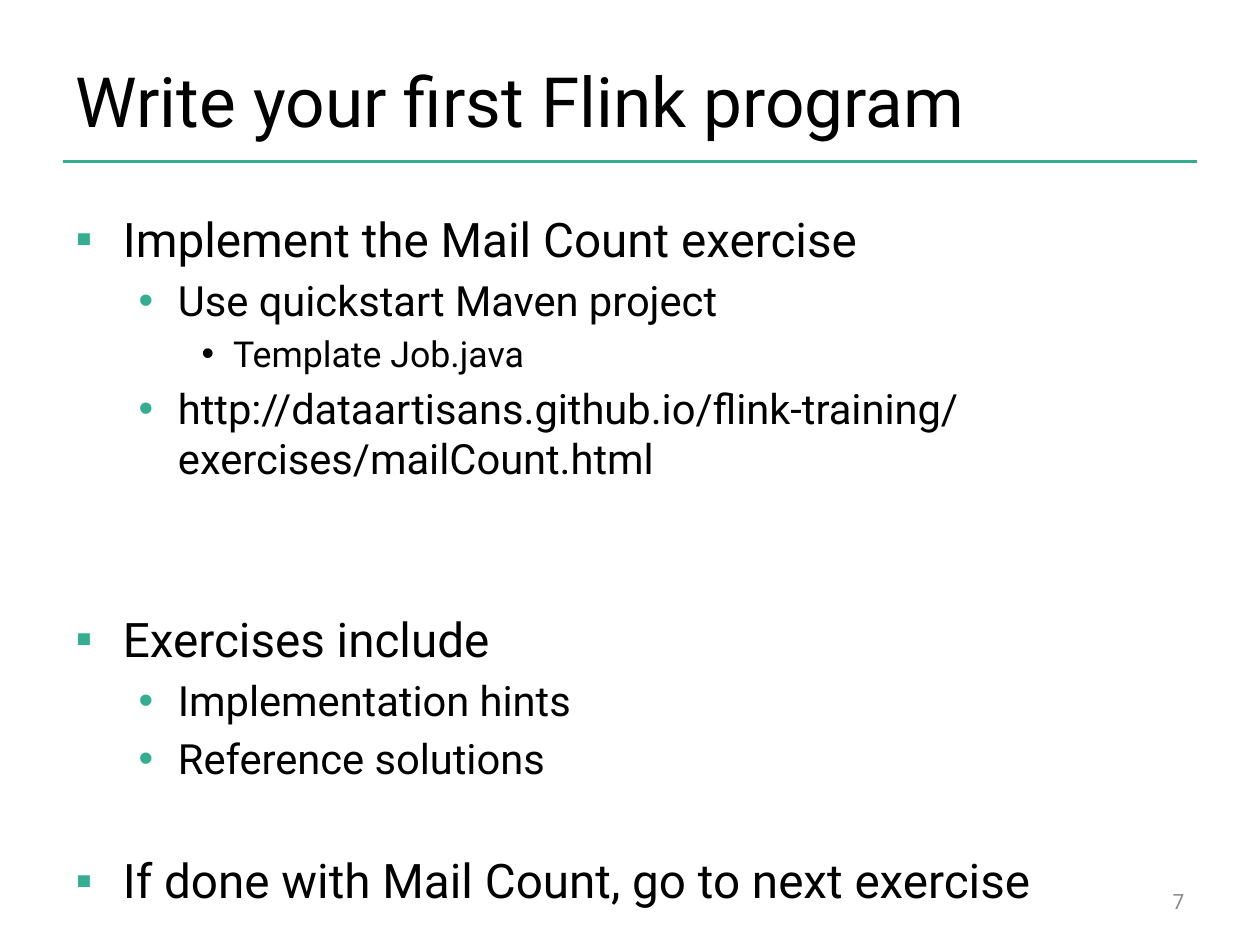
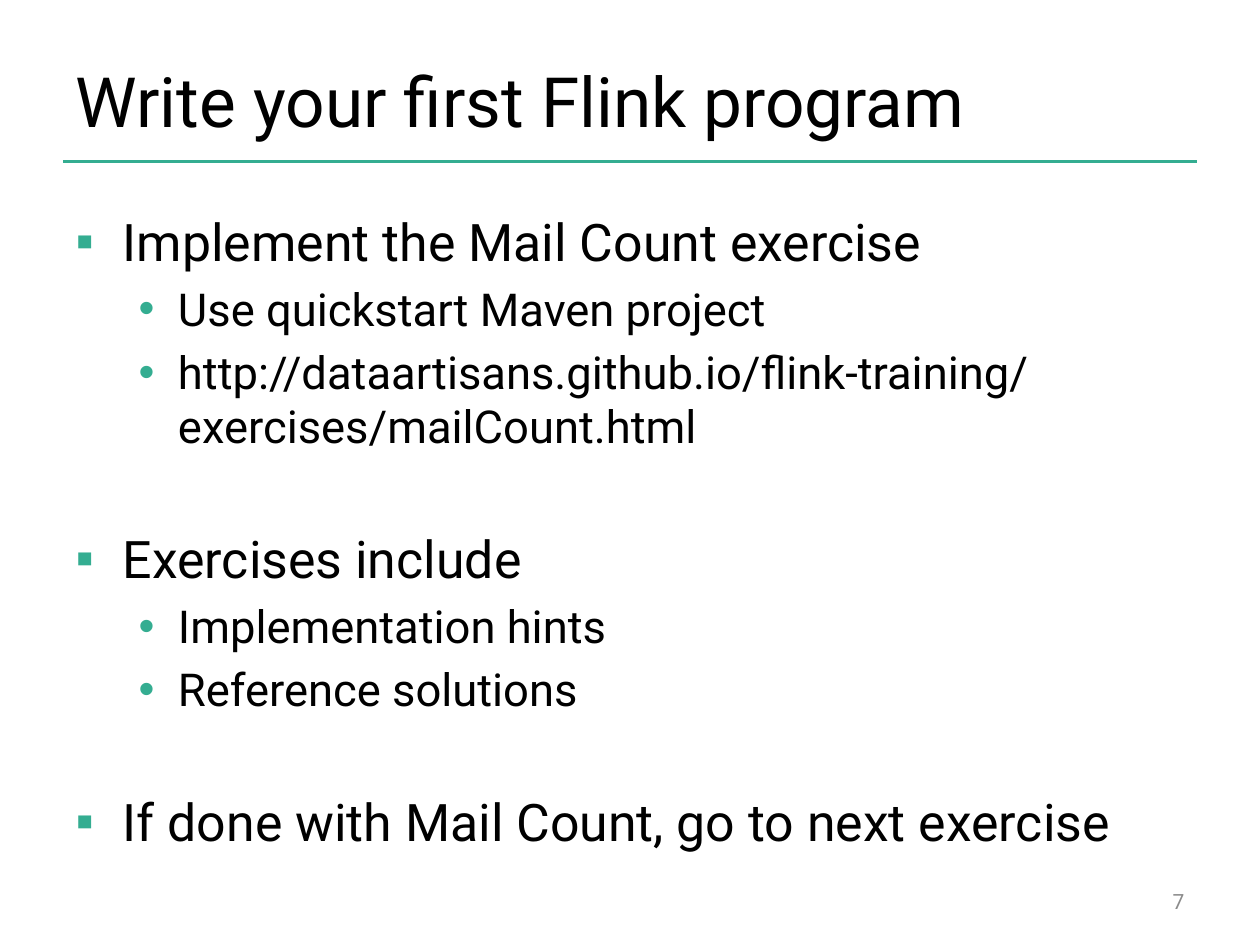
Before and after one commit to dataArtisans/flink-training-web, a slide deck: slide 7 of slides/flink-handon.pptx. Drawn at 1260x945 pixels with LibreOffice and Linux fonts; fonts in the diff are those of the drawing; background and template pictures are left out. Boxes give left, top, right and bottom in pixels: in the first picture for what was removed or moved away, otherwise in the second. Text is boxed around its words. In the diff, an @@ line names an element or a change of style, - is before the commit and + after.

```diff
--- a/slides/flink-handon.pptx
+++ b/slides/flink-handon.pptx
@@ text "Implement the Mail Count exercise" at [123, 222, 1110, 852]: size 27.2 to 29.6 pt in "Implement the Mail Count exercise", "Exercises include", "If done with Mail Count, go to ..."; size 23.8 to 25.9 pt in "Use quickstart Maven project", "http://dataartisans.github.io/flink-training/exercises/mailC ...", "Implementation hints", "Reference solutions" @@
@@ text at [233, 340, 524, 375]: paragraph removed @@
-    • Template Job.java
```
Also in this commit, not shown: 2 other slides changed.
